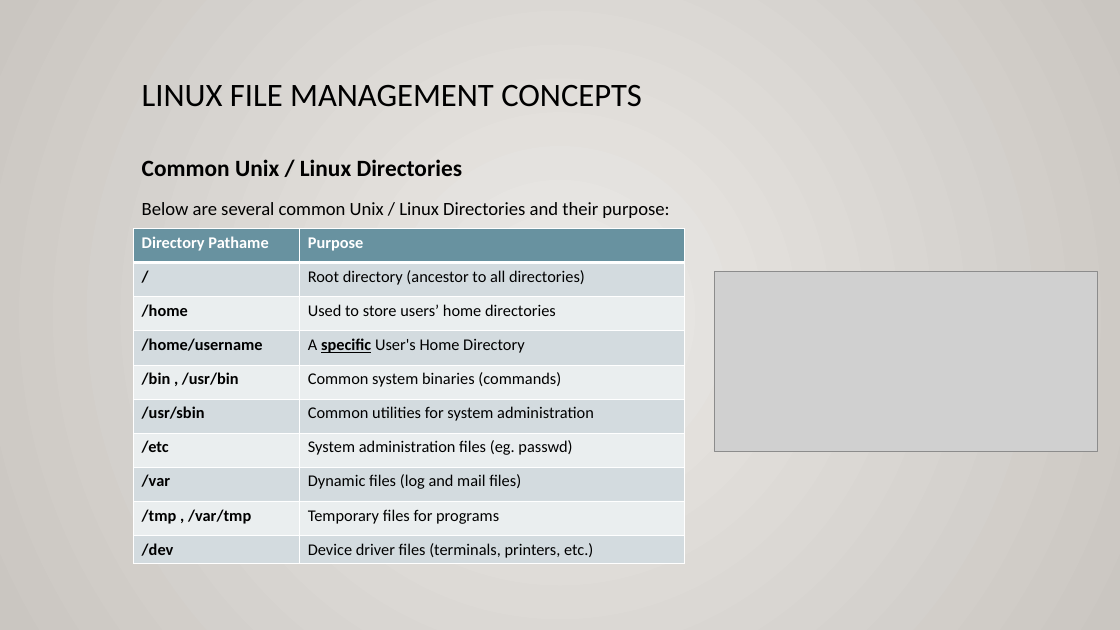
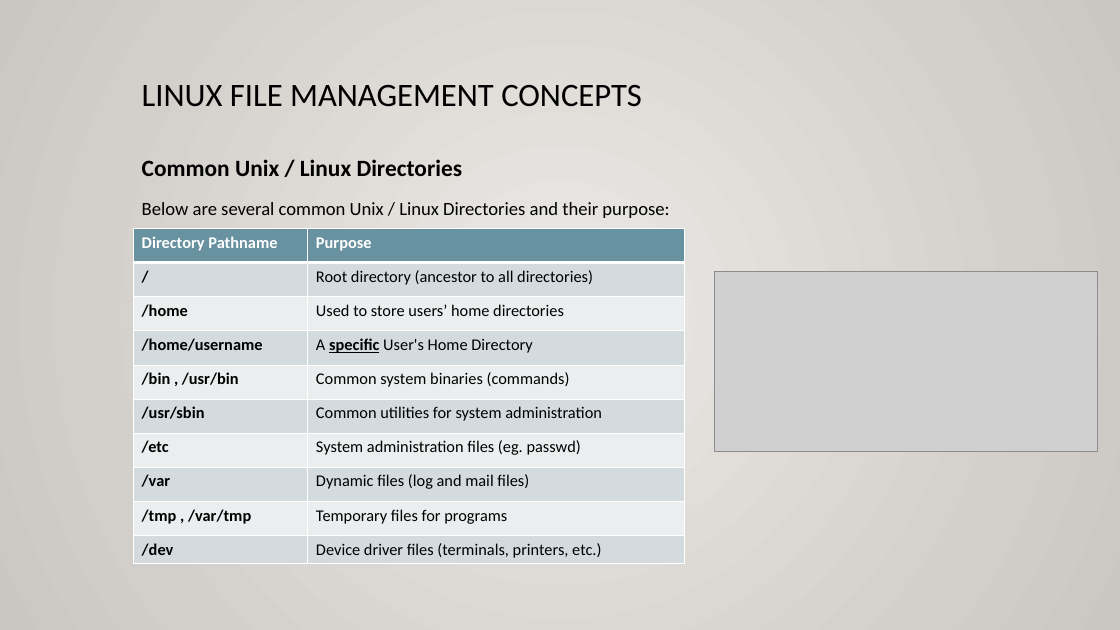
Before and after one commit to ULI101/slides, a slide deck: slide 6 of ULI101-2.1.pptx. Drawn at 1120x630 pixels with LibreOffice and Linux fonts; fonts in the diff are those of the drawing; grey boxes stand for pictures. Boxes give left, top, right and bottom in pixels: in the first picture for what was removed or moved away, otherwise in the second. Text is boxed around its words. In the diff, an @@ line names an element or a change of style, - is before the commit and + after.

Commit message:
Fixes "pathname" typo on several slides.

```diff
--- a/ULI101-2.1.pptx
+++ b/ULI101-2.1.pptx
@@ table at [134,229,685,563] @@
-row 1, column 1: Directory Pathame
+row 1, column 1: Directory Pathname
```
Also in this commit, not shown: 1 other slide changed, 1 other file.
